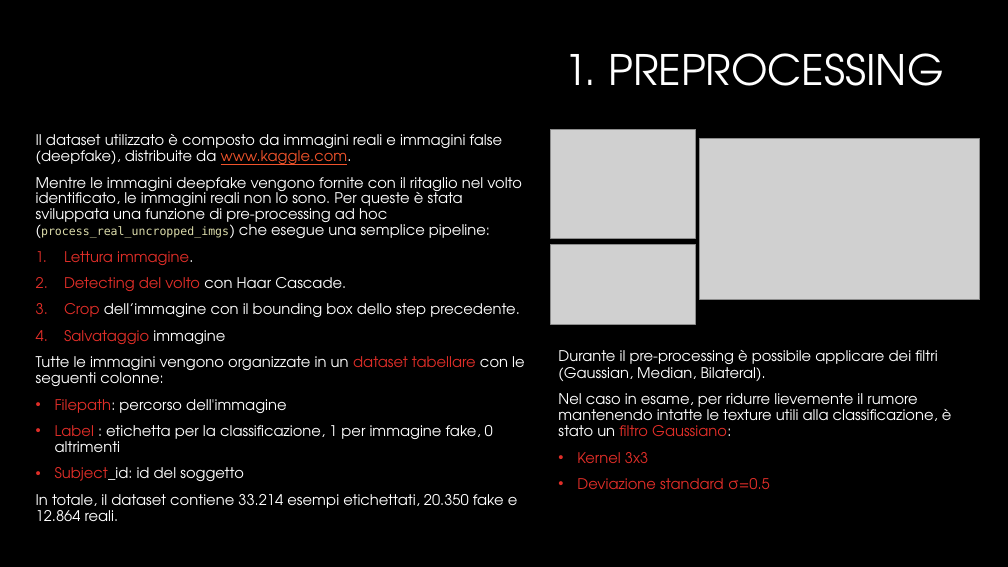
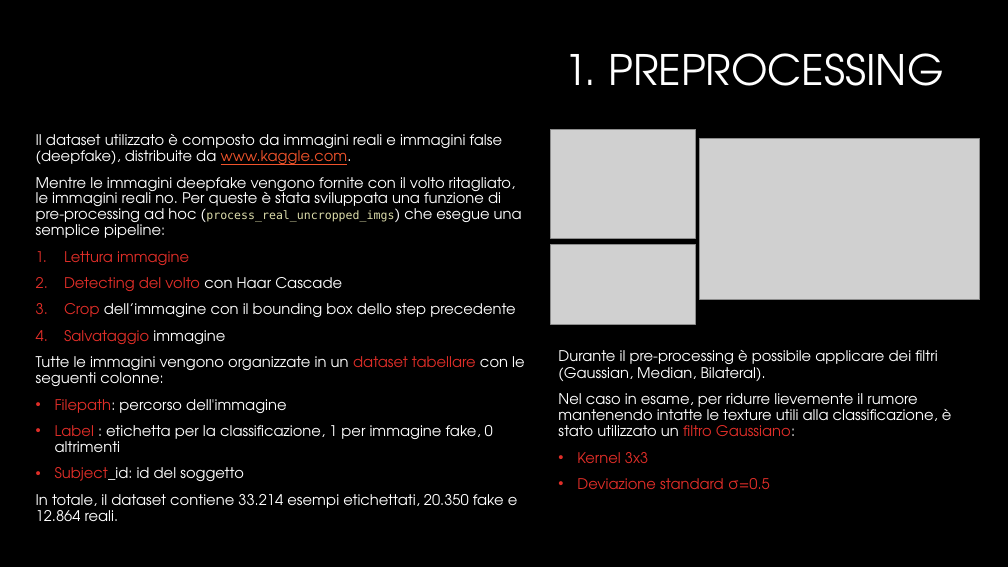
Before and after one commit to Agostino-M/ComputerVisionAssignments, a slide deck: slide 3 of Assignment_2_Messina_A.pptx. Drawn at 1008x567 pixels with LibreOffice and Linux fonts; fonts in the diff are those of the drawing; grey boxes stand for pictures; background and template pictures are left out. Boxes give left, top, right and bottom in pixels: in the first picture for what was removed or moved away, otherwise in the second. Text is boxed around its words. In the diff, an @@ line names an element or a change of style, - is before the commit and + after.

```diff
--- a/Assignment_2_Messina_A.pptx
+++ b/Assignment_2_Messina_A.pptx
@@ text at (x1=36, y1=177, x2=522, y2=317): text changed @@
-Mentre le immagini deepfake vengono fornite con il ritaglio nel volto identificato, le immagini reali non lo sono. Per queste è stata sviluppata una funzione di pre-processing ad hoc (process_real_uncropped_imgs) che esegue una semplice pipeline:
-1. Lettura immagine.
-2. Detecting del volto con Haar Cascade.
-3. Crop dell’immagine con il bounding box dello step precedente.
+Mentre le immagini deepfake vengono fornite con il volto ritagliato, le immagini reali no. Per queste è stata sviluppata una funzione di pre-processing ad hoc (process_real_uncropped_imgs) che esegue una semplice pipeline:
+1. Lettura immagine
+2. Detecting del volto con Haar Cascade
+3. Crop dell’immagine con il bounding box dello step precedente
@@ text at (x1=558, y1=393, x2=952, y2=436): text changed @@
-Nel caso in esame, per ridurre lievemente il rumore mantenendo intatte le texture utili alla classificazione, è stato un filtro Gaussiano:
+Nel caso in esame, per ridurre lievemente il rumore mantenendo intatte le texture utili alla classificazione, è stato utilizzato un filtro Gaussiano:
```
Also in this commit, not shown: 5 other slides changed, 1 other file.
